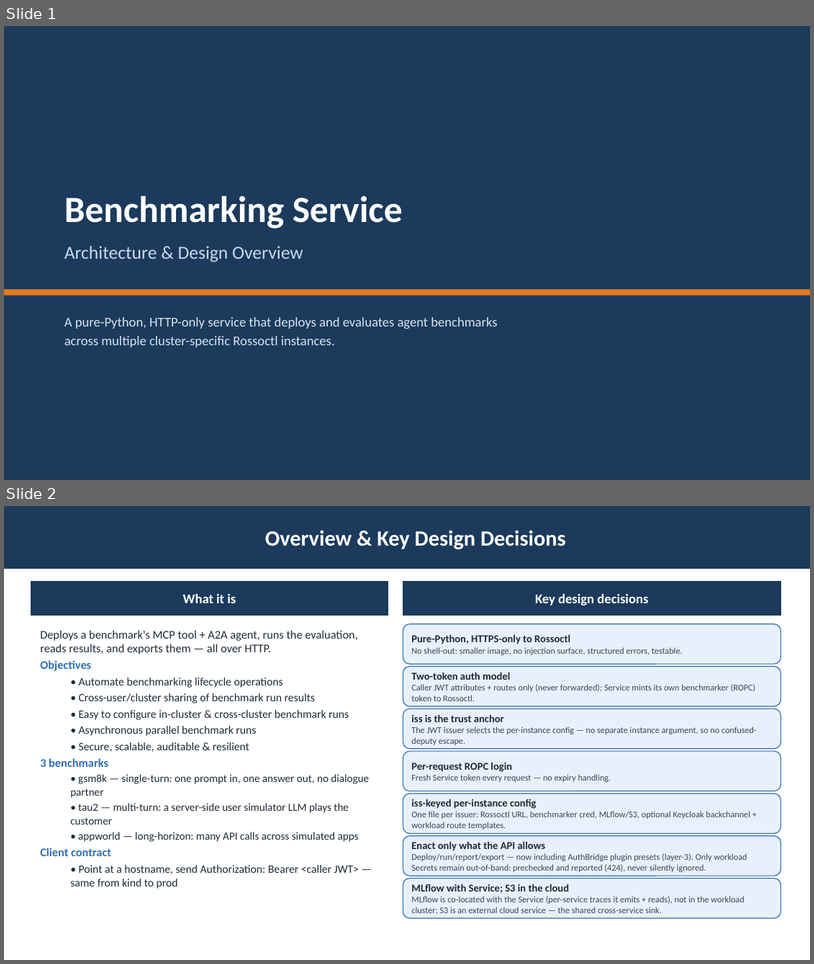
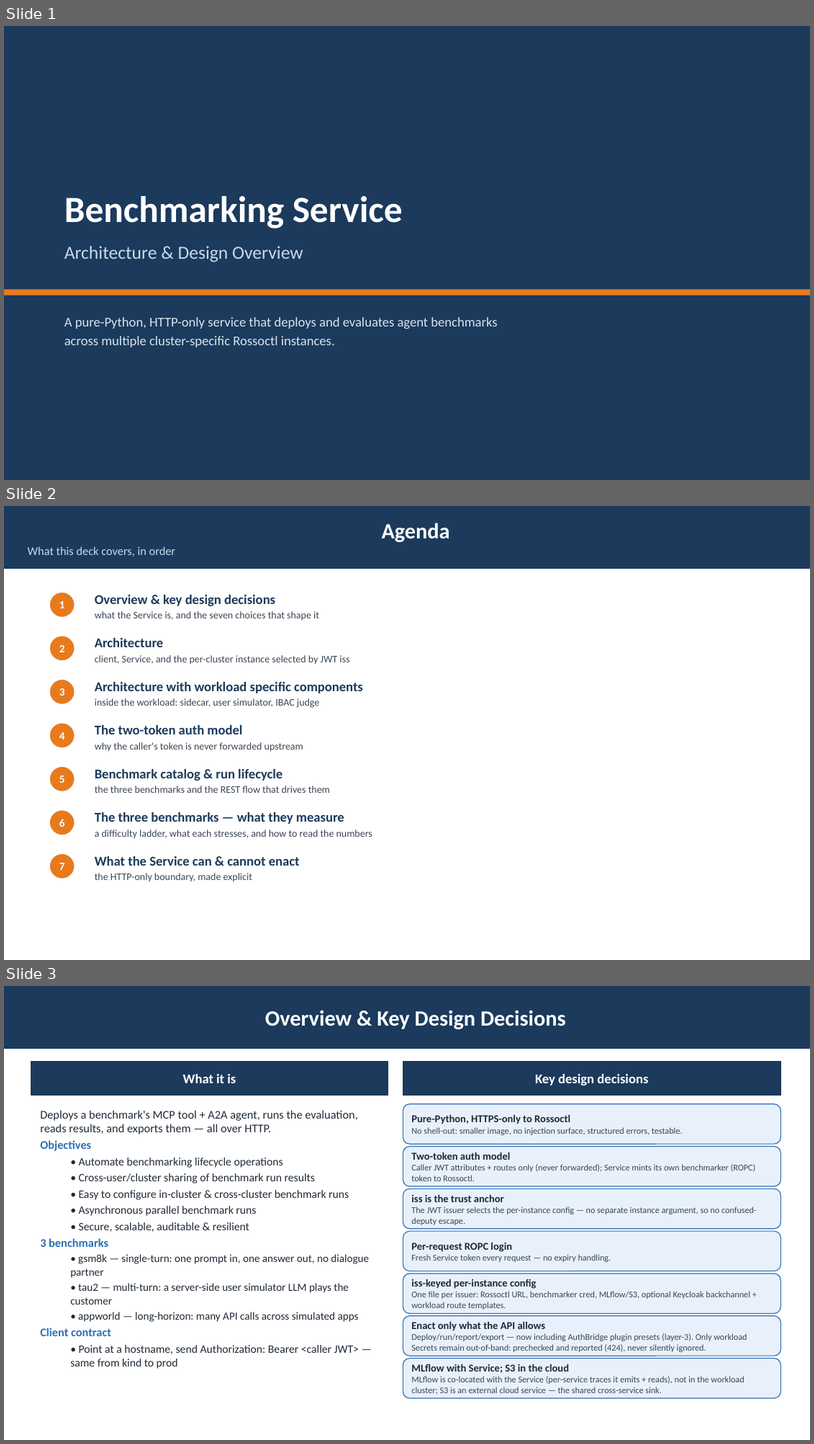
Before and after one commit to webchang/benchmarking, a slide deck: docs/BenchmarkingService.pptx. Shown one above the other, each under a label of ours: slides 1 and 2 before the commit, slides 1, 2 and 3 after it. The pictures are 814x964 and 814x1444 pixels, drawn with LibreOffice and Linux fonts; fonts in the diff are those of the drawing. Boxes give left, top, right and bottom in pixels: in the first picture for what was removed or moved away, otherwise in the second. Text is boxed around its words. In the diff, an @@ line names an element or a change of style, - is before the commit and + after.

```diff
--- a/docs/BenchmarkingService.pptx
+++ b/docs/BenchmarkingService.pptx
@@ slide 2 added at [4,506,810,960], background #FFFFFF @@
@@ rectangle added at [4,506,810,569], fill #1B3A5C, 14 pt, text #C9D9EC @@
+Agenda
+What this deck covers, in order
@@ ellipse added at [49,592,75,618], fill #E87A1E, outline #FFFFFF 1.25 pt, 13 pt, text #FFFFFF, bold @@
+1
@@ text added at [95,595,275,606], 16 pt, text #1B3A5C, bold @@
+Overview & key design decisions
@@ text added at [95,611,319,620], 12 pt, text #3A4654 @@
+what the Service is, and the seven choices that shape it
@@ ellipse added at [49,636,75,661], fill #E87A1E, outline #FFFFFF 1.25 pt, 13 pt, text #FFFFFF, bold @@
+2
@@ text added at [95,638,163,647], 16 pt, text #1B3A5C, bold @@
+Architecture
@@ text added at [95,655,350,664], 12 pt, text #3A4654 @@
+client, Service, and the per-cluster instance selected by JWT iss
@@ ellipse added at [49,679,75,705], fill #E87A1E, outline #FFFFFF 1.25 pt, 13 pt, text #FFFFFF, bold @@
+3
@@ text added at [95,682,363,693], 16 pt, text #1B3A5C, bold @@
+Architecture with workload specific components
@@ text added at [95,698,319,708], 12 pt, text #3A4654 @@
+inside the workload: sidecar, user simulator, IBAC judge
@@ ellipse added at [49,723,75,748], fill #E87A1E, outline #FFFFFF 1.25 pt, 13 pt, text #FFFFFF, bold @@
+4
@@ text added at [95,725,242,734], 16 pt, text #1B3A5C, bold @@
+The two-token auth model
@@ text added at [95,742,304,752], 12 pt, text #3A4654 @@
+why the caller's token is never forwarded upstream
@@ ellipse added at [49,766,75,792], fill #E87A1E, outline #FFFFFF 1.25 pt, 13 pt, text #FFFFFF, bold @@
+5
@@ text added at [95,769,283,780], 16 pt, text #1B3A5C, bold @@
+Benchmark catalog & run lifecycle
@@ text added at [95,785,330,793], 12 pt, text #3A4654 @@
+the three benchmarks and the REST flow that drives them
@@ ellipse added at [49,810,75,835], fill #E87A1E, outline #FFFFFF 1.25 pt, 13 pt, text #FFFFFF, bold @@
+6
@@ text added at [95,812,345,824], 16 pt, text #1B3A5C, bold @@
+The three benchmarks — what they measure
@@ text added at [95,829,373,839], 12 pt, text #3A4654 @@
+a difficulty ladder, what each stresses, and how to read the numbers
@@ ellipse added at [49,853,75,879], fill #E87A1E, outline #FFFFFF 1.25 pt, 13 pt, text #FFFFFF, bold @@
+7
@@ text added at [95,856,300,865], 16 pt, text #1B3A5C, bold @@
+What the Service can & cannot enact
@@ text added at [95,872,252,882], 12 pt, text #3A4654 @@
+the HTTP-only boundary, made explicit
@@ what was slide 2 is now slide 3 @@
```
Also in this commit, not shown: 1 slide changed, 3 other slides added, 2 other files.
